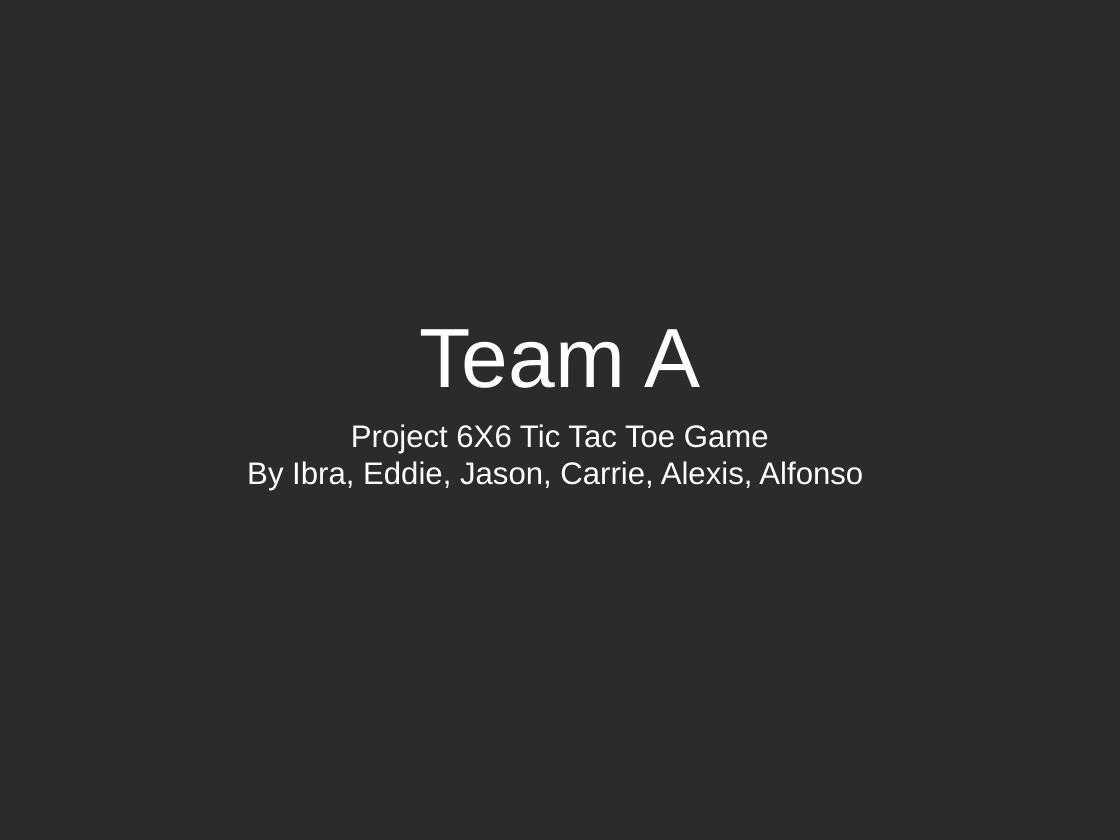
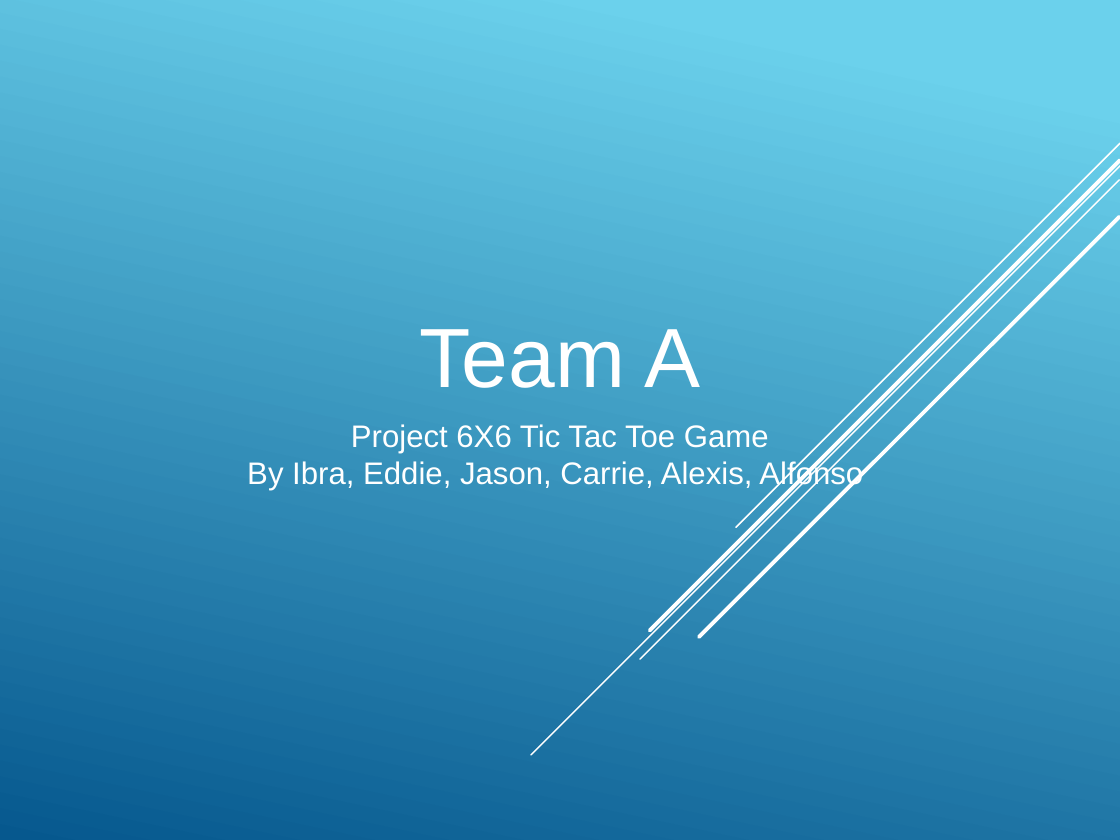
Before and after one commit to Amatarasu/A-Team, a slide deck: slide 1 of Power Point Presentation-bk.pptx. Drawn at 1120x840 pixels with LibreOffice and Linux fonts; fonts in the diff are those of the drawing; background and template pictures are left out; a plain dark background stands for a picture behind light text. Boxes give left, top, right and bottom in pixels: in the first picture for what was removed or moved away, otherwise in the second. Text is boxed around its words. In the diff, an @@ line names an element or a change of style, - is before the commit and + after.

```diff
--- a/Power Point Presentation-bk.pptx
+++ b/Power Point Presentation-bk.pptx
@@ background picture (left out) to gradient #6ED2EB to #06588E @@
@@ group added at (531, 143, 1120, 755): 5 lines @@
```
Also in this commit, not shown: 2 other slides changed, 10 slides added, 6 slides removed, 5 other files.
